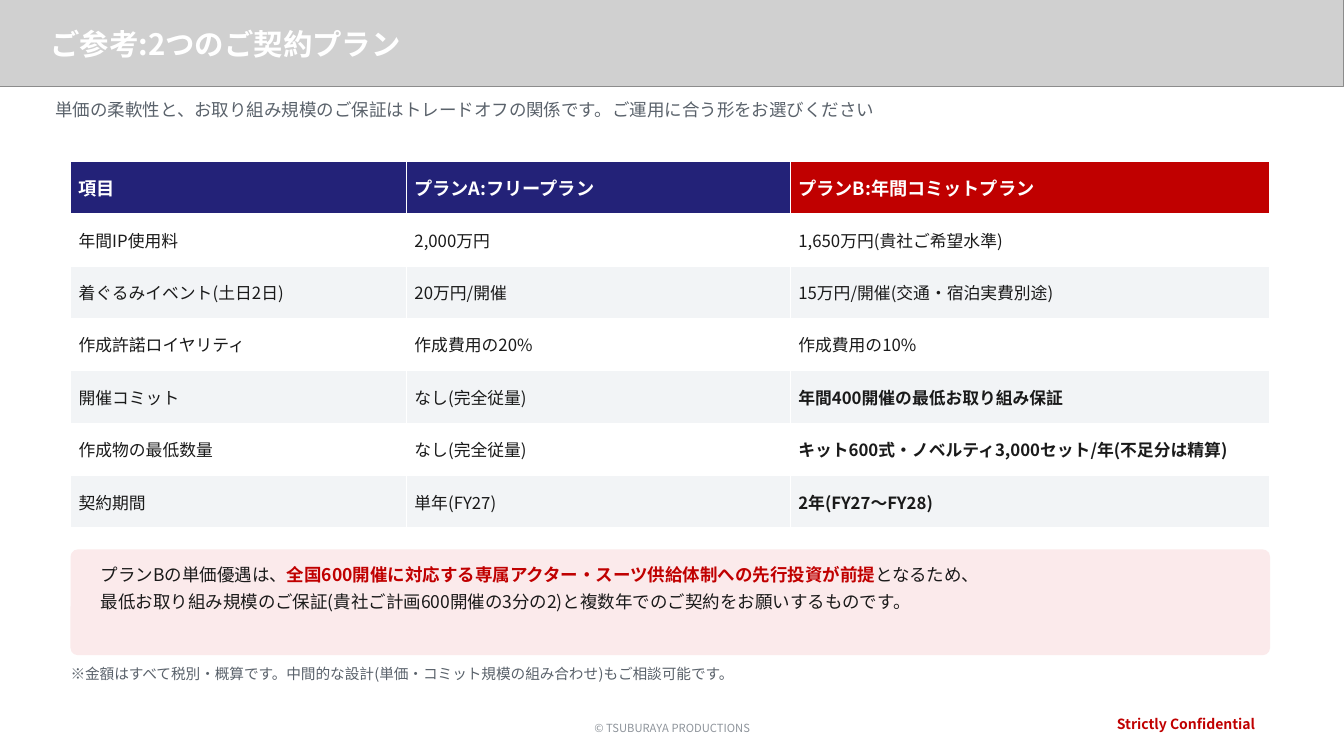
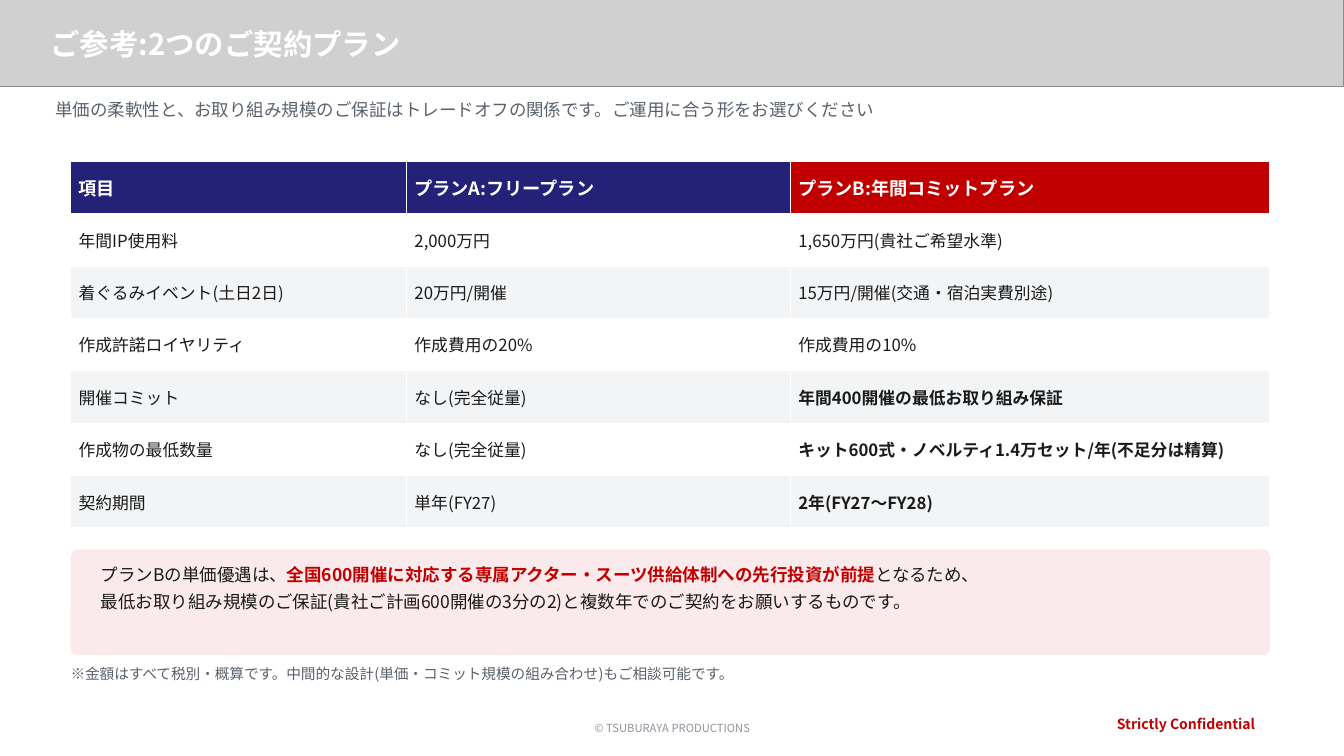
Before and after one commit to hayatoshintani-spe/kessho-lens, a slide deck: slide 1 of docs/proposals/softbank-ultraman-caravan/プランAB比較_ポケットスライド.pptx. Drawn at 1344x756 pixels with LibreOffice and Linux fonts; fonts in the diff are those of the drawing; grey boxes stand for pictures. Boxes give left, top, right and bottom in pixels: in the first picture for what was removed or moved away, otherwise in the second. Text is boxed around its words. In the diff, an @@ line names an element or a change of style, - is before the commit and + after.

```diff
--- a/docs/proposals/softbank-ultraman-caravan/プランAB比較_ポケットスライド.pptx
+++ b/docs/proposals/softbank-ultraman-caravan/プランAB比較_ポケットスライド.pptx
@@ table at [71,161,1270,528] @@
-row 6, column 3: キット600式・ノベルティ3,000セット/年(不足分は精算)
+row 6, column 3: キット600式・ノベルティ1.4万セット/年(不足分は精算)
```
Also in this commit, not shown: 6 other files.
